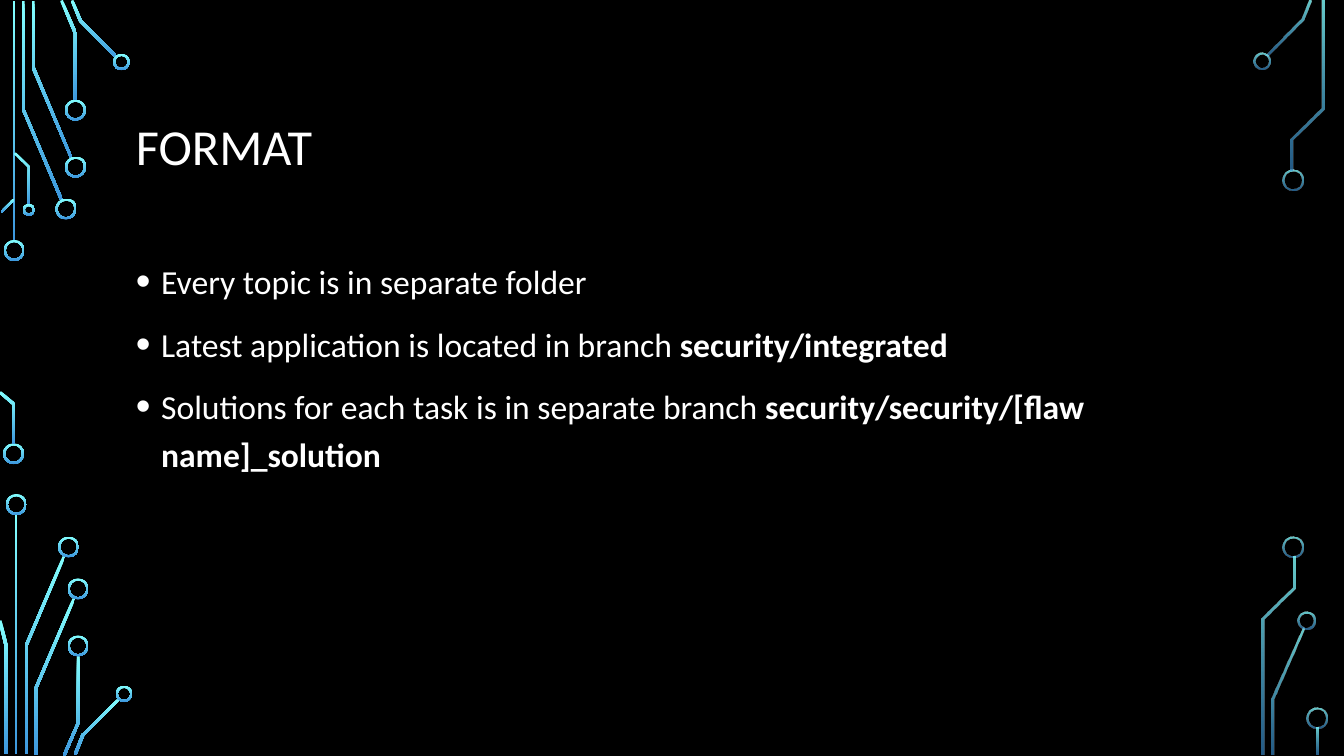
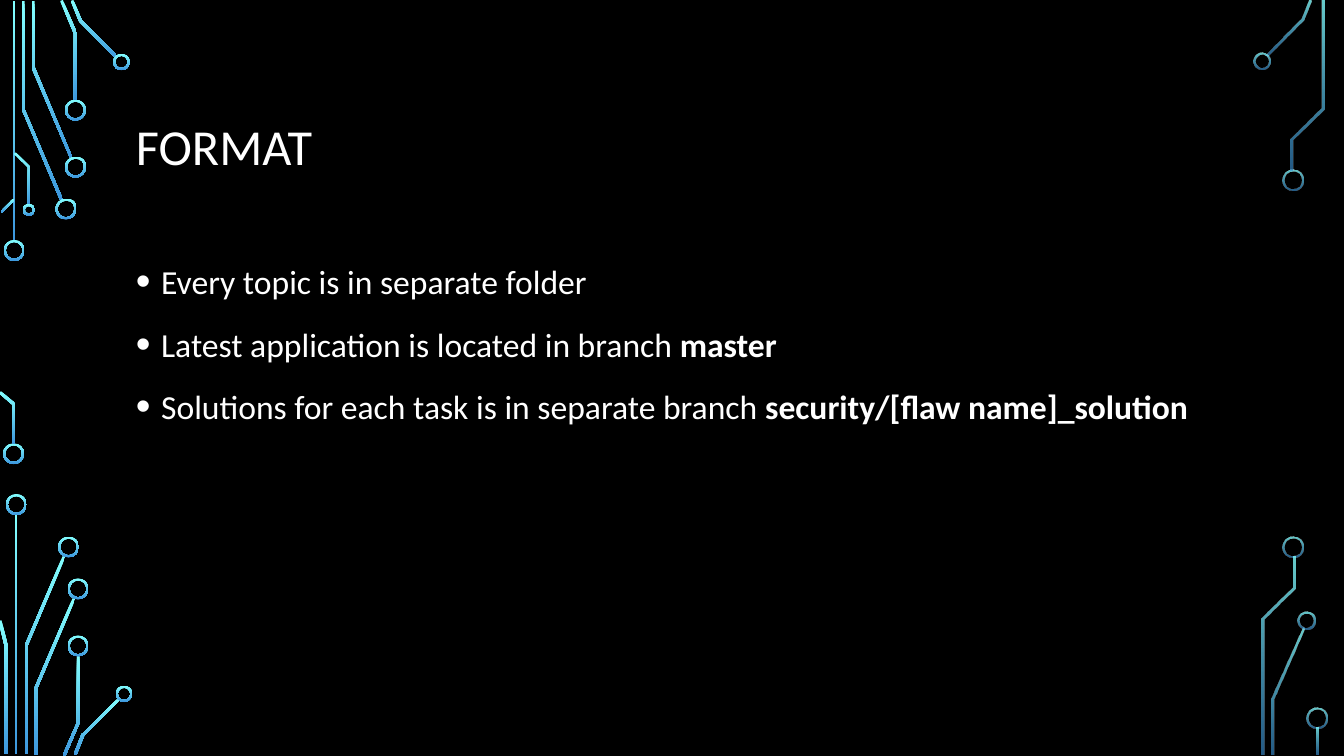
Before and after one commit to Zuehlke/security-onboarding, a slide deck: slide 3 of security/00-Introduction/Introduction.pptx. Drawn at 1344x756 pixels with LibreOffice and Linux fonts; fonts in the diff are those of the drawing; background and template pictures are left out. Boxes give left, top, right and bottom in pixels: in the first picture for what was removed or moved away, otherwise in the second. Text is boxed around its words. In the diff, an @@ line names an element or a change of style, - is before the commit and + after.

Commit message:
Fixed presentation

```diff
--- a/security/00-Introduction/Introduction.pptx
+++ b/security/00-Introduction/Introduction.pptx
@@ text at [161,333,1188,425]: text changed @@
-• Latest application is located in branch security/integrated
-• Solutions for each task is in separate branch security/security/[flaw name]_solution
+• Latest application is located in branch master
+• Solutions for each task is in separate branch security/[flaw name]_solution
```
